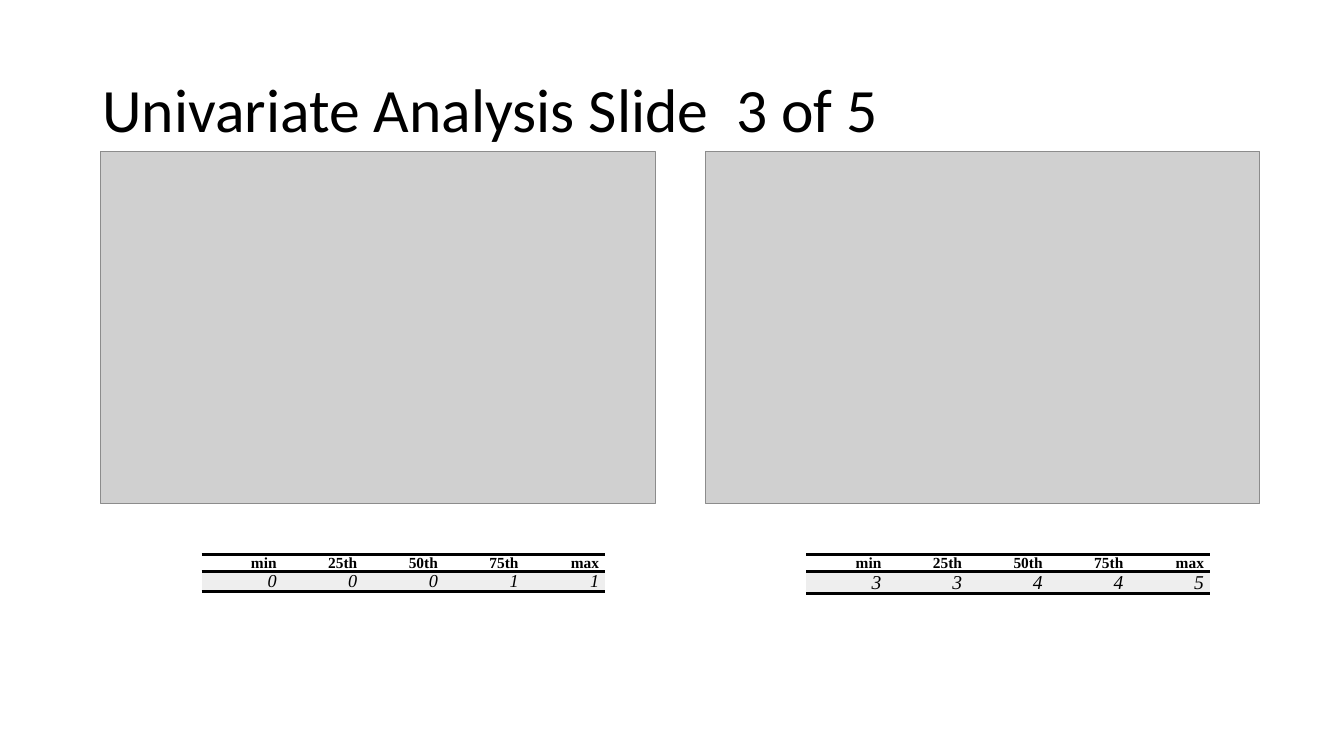
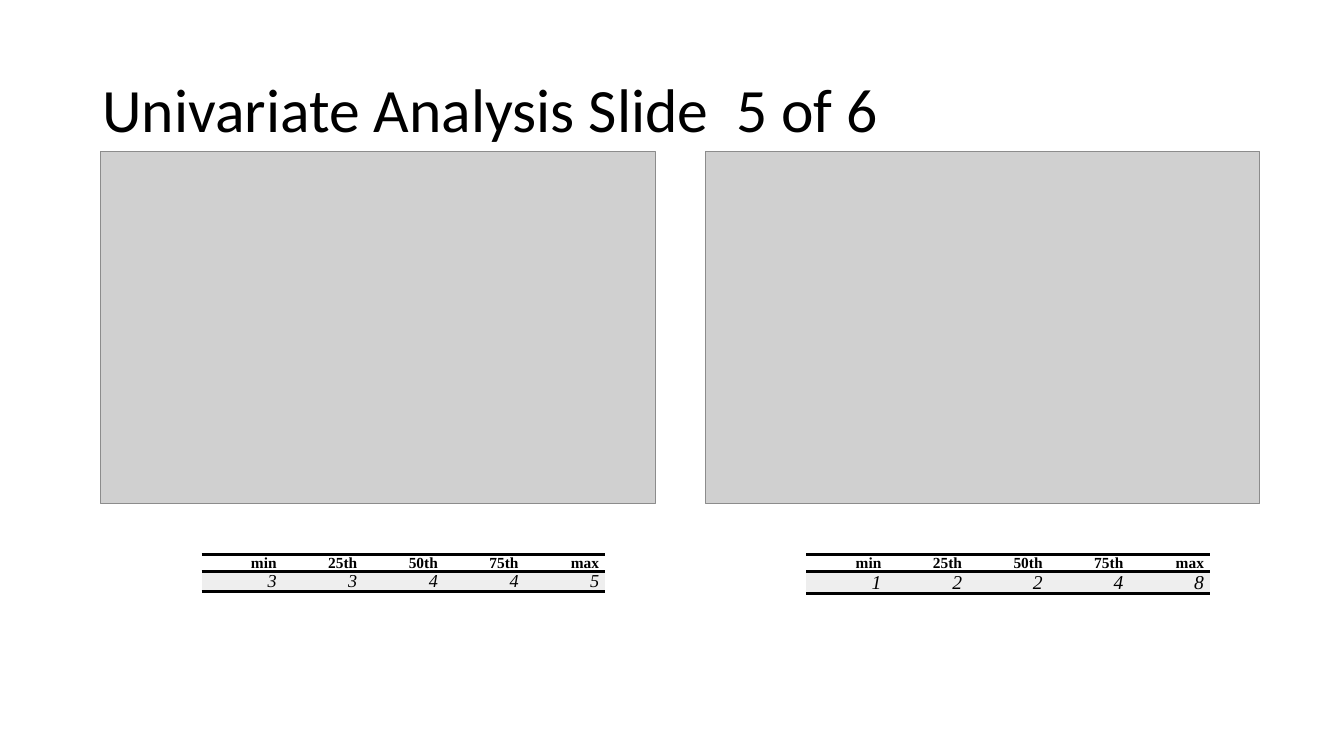
Before and after one commit to chris-billingham/R_code, a slide deck: slide 7 of Shinydashboard/titanic_exp_report.pptx (slide 5 before the commit). Drawn at 1344x756 pixels with LibreOffice and Linux fonts; fonts in the diff are those of the drawing; grey boxes stand for pictures. Boxes give left, top, right and bottom in pixels: in the first picture for what was removed or moved away, otherwise in the second. Text is boxed around its words. In the diff, an @@ line names an element or a change of style, - is before the commit and + after.

```diff
--- a/Shinydashboard/titanic_exp_report.pptx
+++ b/Shinydashboard/titanic_exp_report.pptx
@@ title at [102, 89, 877, 142]: text changed @@
-Univariate Analysis Slide 3 of 5
+Univariate Analysis Slide 5 of 6
@@ table at [202, 555, 605, 756] @@
-row 2: 0 | 0 | 0 | 1 | 1
+row 2: 3 | 3 | 4 | 4 | 5
@@ table at [807, 555, 1210, 756] @@
-row 2: 3 | 3 | 4 | 4 | 5
+row 2: 1 | 2 | 2 | 4 | 8
```
Also in this commit, not shown: 9 other slides changed, 2 slides added, 5 other files.
